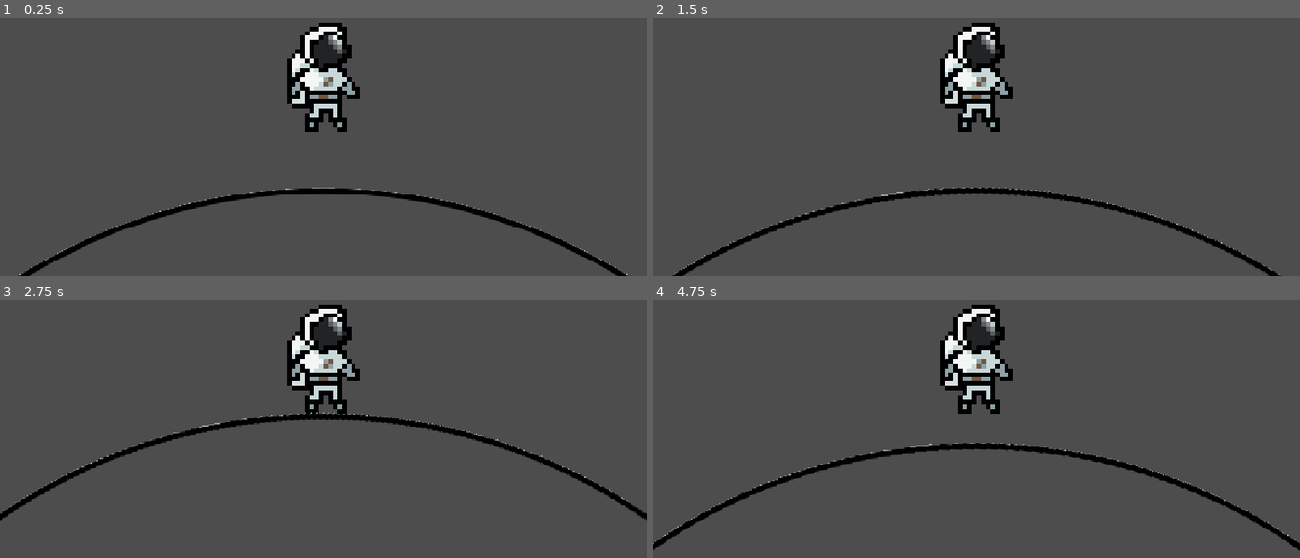
Above: before the commit, frames 1-4 (two rows, left to right).
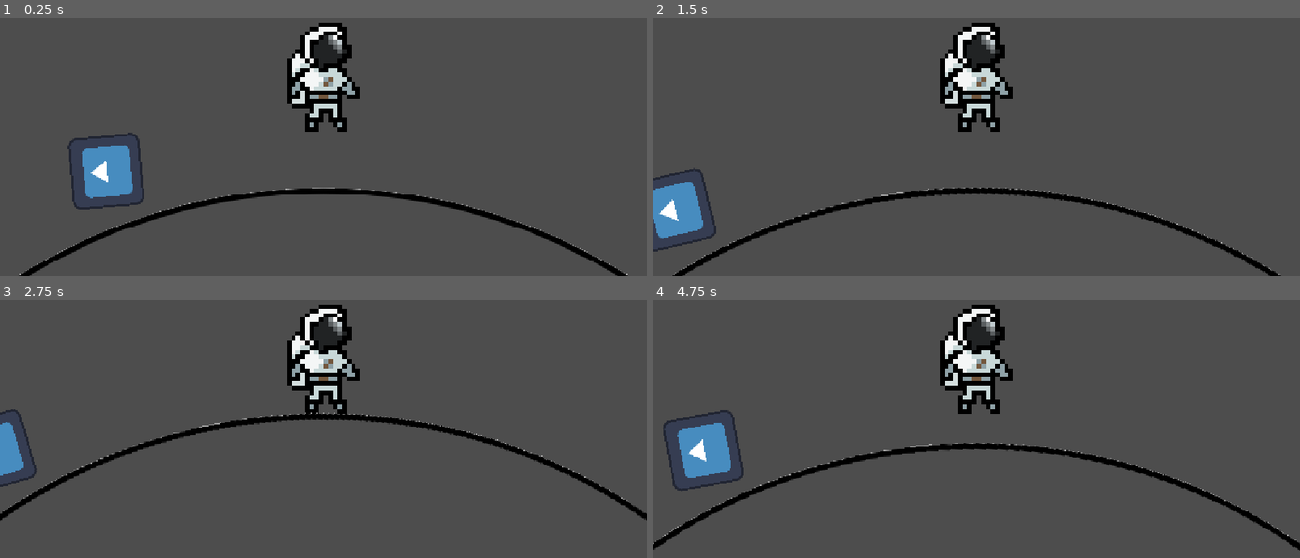
Above: after the commit, the same moments.

Repository: sDANTOSO/whs-overlockers-kiwihacks
Game: Godot game, scene res://Scenes/test_planet.tscn
Two runs of this game, one before a commit and one after it. Both use one fixed random seed, a clock stepped at 60 frames per second and the inputs below. The project has no main scene, so this scene is started directly. The engine's default icon, where the game draws it, is replaced by a stand-in: a white triangle on a blue panel in a dark square.
Inputs:
- Up to frame 1 (0.25 s): no input
- Up to frame 2 (1.5 s): tap Enter (ui_accept) at 0.5, 0.77 s; hold Right (ui_right) 0.53-1.28 s; hold Left (ui_left) from 1.28 s (still down)
- Up to frame 3 (2.75 s): tap Enter (ui_accept) at 1.52 s; release Left (ui_left) at 2.03 s; hold Right (ui_right) from 2.03 s (still down)
- Up to frame 4 (4.75 s): tap Enter (ui_accept) at 3.02, 3.77, 4.52 s; release Right (ui_right) at 3.53 s; hold Left (ui_left) from 3.53 s (still down)

The runs differ from the first frame. In frame 1, 1.8% of the frame differs, in the area x 10-23%, y 44-75%; in frame 2, 1.6%; in frame 3, 0.7%; in frame 4, 1.8%.

Commit message:
fixed collectibles

Diff:
--- a/fruity-space/Scenes/player.tscn
+++ b/fruity-space/Scenes/player.tscn
@@ -9,13 +9,13 @@
 [sub_resource type="RectangleShape2D" id="RectangleShape2D_ktfyh"]
 size = Vector2(100, 2)
 
-[node name="Player" type="CharacterBody2D" unique_id=281807801]
+[node name="Player" type="CharacterBody2D" unique_id=281807801 groups=["Player"]]
 script = ExtResource("1_cvnsp")
 
 [node name="CollisionShape2D" type="CollisionShape2D" parent="." unique_id=1009331673]
 shape = SubResource("RectangleShape2D_cq4jf")
 
-[node name="Sprite2D" type="Sprite2D" parent="." unique_id=2044473354]
+[node name="Sprite2D" type="Sprite2D" parent="." unique_id=2044473354 groups=["Player"]]
 position = Vector2(0, -63)
 scale = Vector2(8.125, 8.125)
 texture = ExtResource("2_cvnsp")
--- a/fruity-space/Scenes/test_planet.tscn
+++ b/fruity-space/Scenes/test_planet.tscn
@@ -3,6 +3,7 @@
 [ext_resource type="PackedScene" uid="uid://bx76id5dv6bm3" path="res://Scenes/player.tscn" id="1_4txwd"]
 [ext_resource type="Script" uid="uid://c4ih7tbvxawu2" path="res://Scripts/test_planet.gd" id="1_efaey"]
 [ext_resource type="Texture2D" uid="uid://bupdaej36xveh" path="res://Assets/Circle_(transparent).png" id="2_lljo5"]
+[ext_resource type="PackedScene" uid="uid://s3d8uge3iohp" path="res://Scenes/collectable.tscn" id="2_wk8eb"]
 
 [sub_resource type="CircleShape2D" id="CircleShape2D_cq4jf"]
 radius = 1024.0
@@ -10,6 +11,9 @@
 [node name="TestPlanet" type="Node2D" unique_id=1306942870]
 script = ExtResource("1_efaey")
 circle_radius = 0
+
+[node name="Collectable" parent="." unique_id=844168892 instance=ExtResource("2_wk8eb")]
+position = Vector2(1048, -397)
 
 [node name="Player" parent="." unique_id=281807801 instance=ExtResource("1_4txwd")]
 position = Vector2(1300, 0)
--- a/fruity-space/Scripts/collectable.gd
+++ b/fruity-space/Scripts/collectable.gd
@@ -5,8 +5,10 @@
 	self.body_entered.connect(collision);
 
 func collision(body: Node2D):
-	if body.is_in_group("player"):
+	#print("col: "+ body.name+" : "+ str(body.is_in_group("Player")));
+	if body.is_in_group("Player"):
 		collect();
 
 func collect():
+	print("Collected!");
 	queue_free();
--- a/fruity-space/project.godot
+++ b/fruity-space/project.godot
@@ -19,6 +19,10 @@
 window/stretch/mode="canvas_items"
 window/stretch/aspect="expand"
 
+[global_group]
+
+Player=""
+
 [physics]
 
 3d/physics_engine="Jolt Physics"
